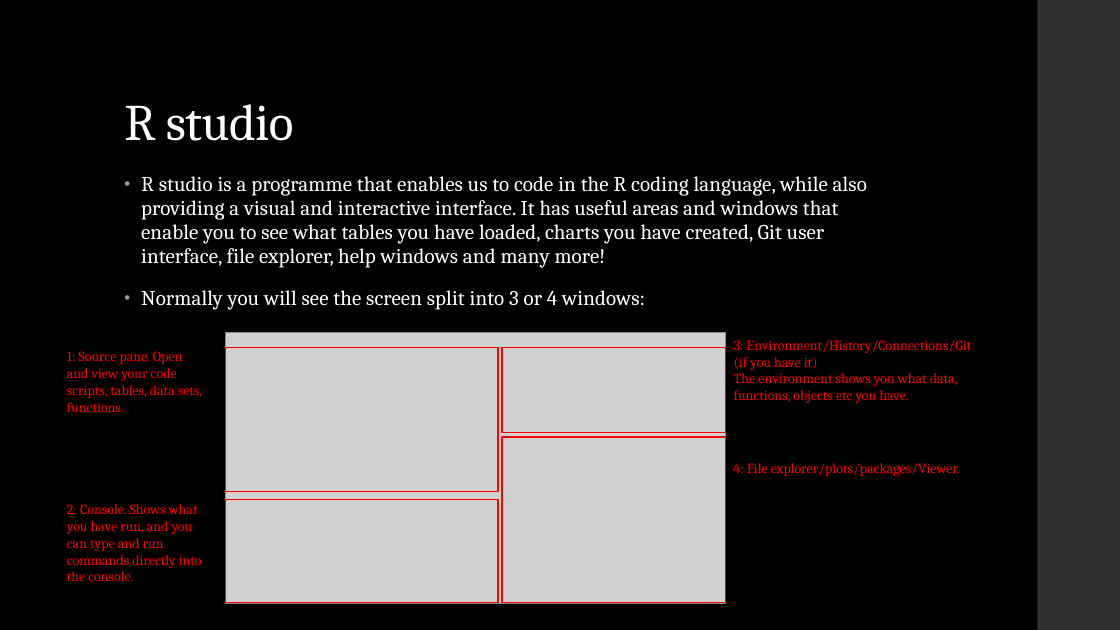
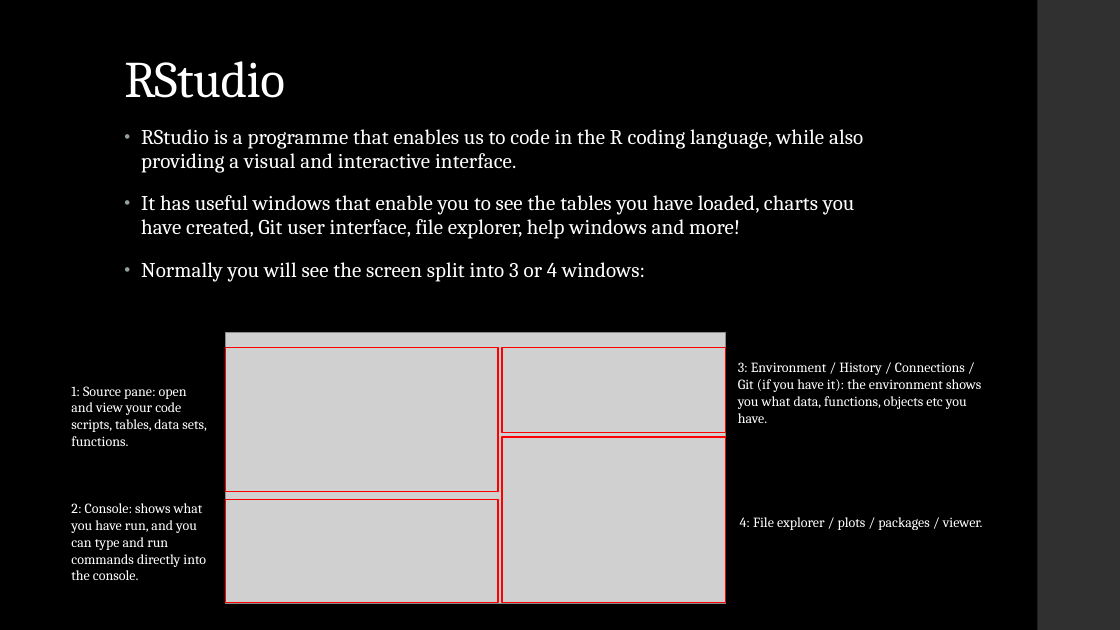
Before and after one commit to dfe-analytical-services/techskills_workshops, a slide deck: slide 7 of slides/workshopslides_RforRAP.pptx (slide 6 before the commit). Drawn at 1120x630 pixels with LibreOffice and Linux fonts; fonts in the diff are those of the drawing; grey boxes stand for pictures. Boxes give left, top, right and bottom in pixels: in the first picture for what was removed or moved away, otherwise in the second. Text is boxed around its words. In the diff, an @@ line names an element or a change of style, - is before the commit and + after.

Commit message:
Update R workshop slides to align with updated PDF (based on HEAbespoke slides)

```diff
--- a/slides/workshopslides_RforRAP.pptx
+++ b/slides/workshopslides_RforRAP.pptx
@@ title at [124, 61, 285, 98]: text changed @@
-R studio
+RStudio
@@ text "RStudio is a programme that ...": place and size @@
-text "RStudio is a programme that ..." at [141, 176, 867, 310]
+text "RStudio is a programme that ..." at [141, 129, 863, 282]
@@ text at [141, 129, 863, 239]: text changed @@
-• R studio is a programme that enables us to code in the R coding language, while also providing a visual and interactive interface. It has useful areas and windows that enable you to see what tables you have loaded, charts you have created, Git user interface, file explorer, help windows and many more!
+• RStudio is a programme that enables us to code in the R coding language, while also providing a visual and interactive interface.
+• It has useful windows that enable you to see the tables you have loaded, charts you have created, Git user interface, file explorer, help windows and more!
@@ text at [71, 386, 207, 446]: text changed; text colour #FF0000 to #FFFFFF @@
-1: Source pane. Open and view your code scripts, tables, data sets, functions.
+1: Source pane: open and view your code scripts, tables, data sets, functions.
@@ text at [738, 362, 981, 423]: text changed; text colour #FF0000 to #FFFFFF @@
-3: Environment/History/Connections/Git (if you have it)
-The environment shows you what data, functions, objects etc you have.
+3: Environment / History / Connections / Git (if you have it): the environment shows you what data, functions, objects etc you have.
@@ text at [71, 503, 206, 580]: text changed; text colour #FF0000 to #FFFFFF @@
-2: Console. Shows what you have run, and you can type and run commands directly into the console.
+2: Console: shows what you have run, and you can type and run commands directly into the console.
@@ text at [740, 517, 983, 530]: text changed; text colour #FF0000 to #FFFFFF @@
-4: File explorer/plots/packages/Viewer.
+4: File explorer / plots / packages / viewer.
```
Also in this commit, not shown: 8 other slides changed, 2 slides added, 1 slide removed, 1 other file.
